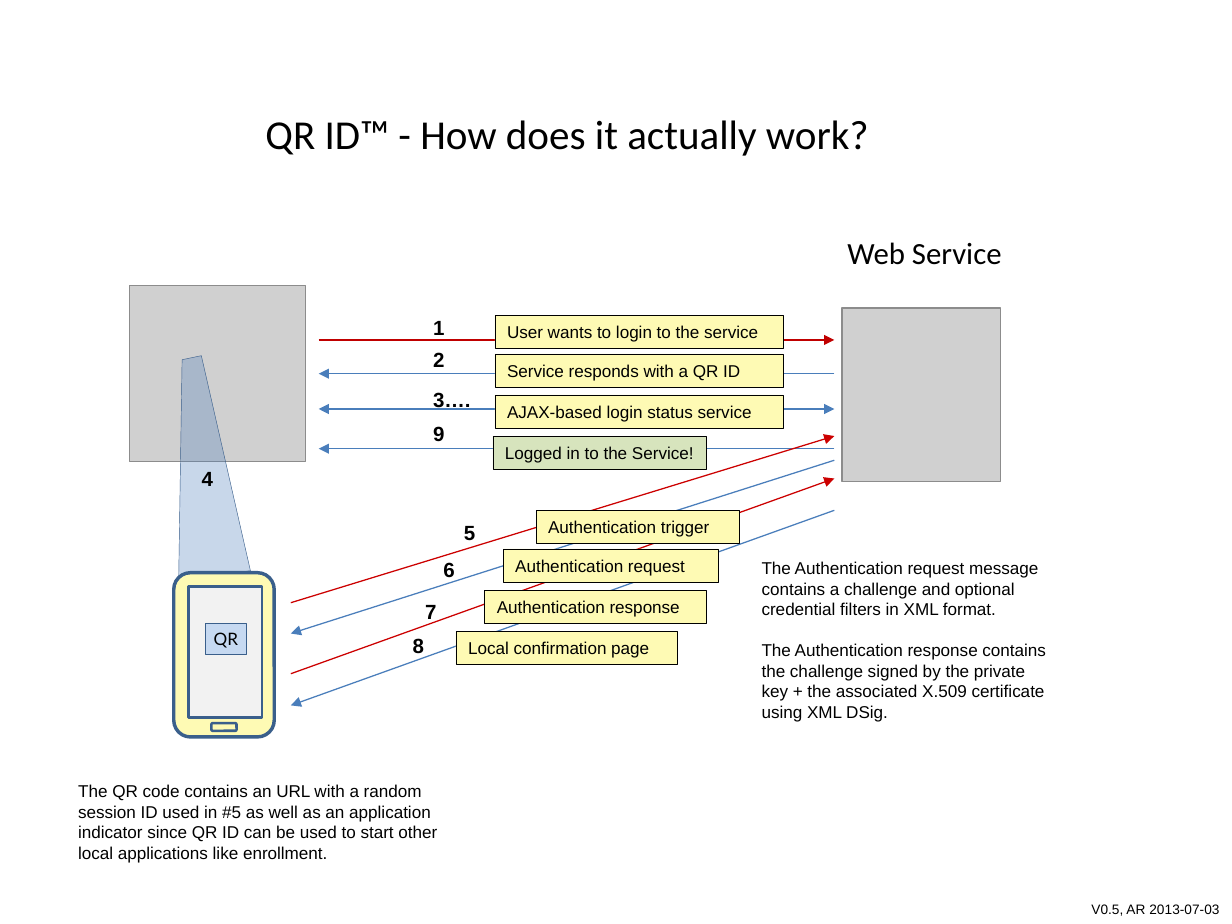
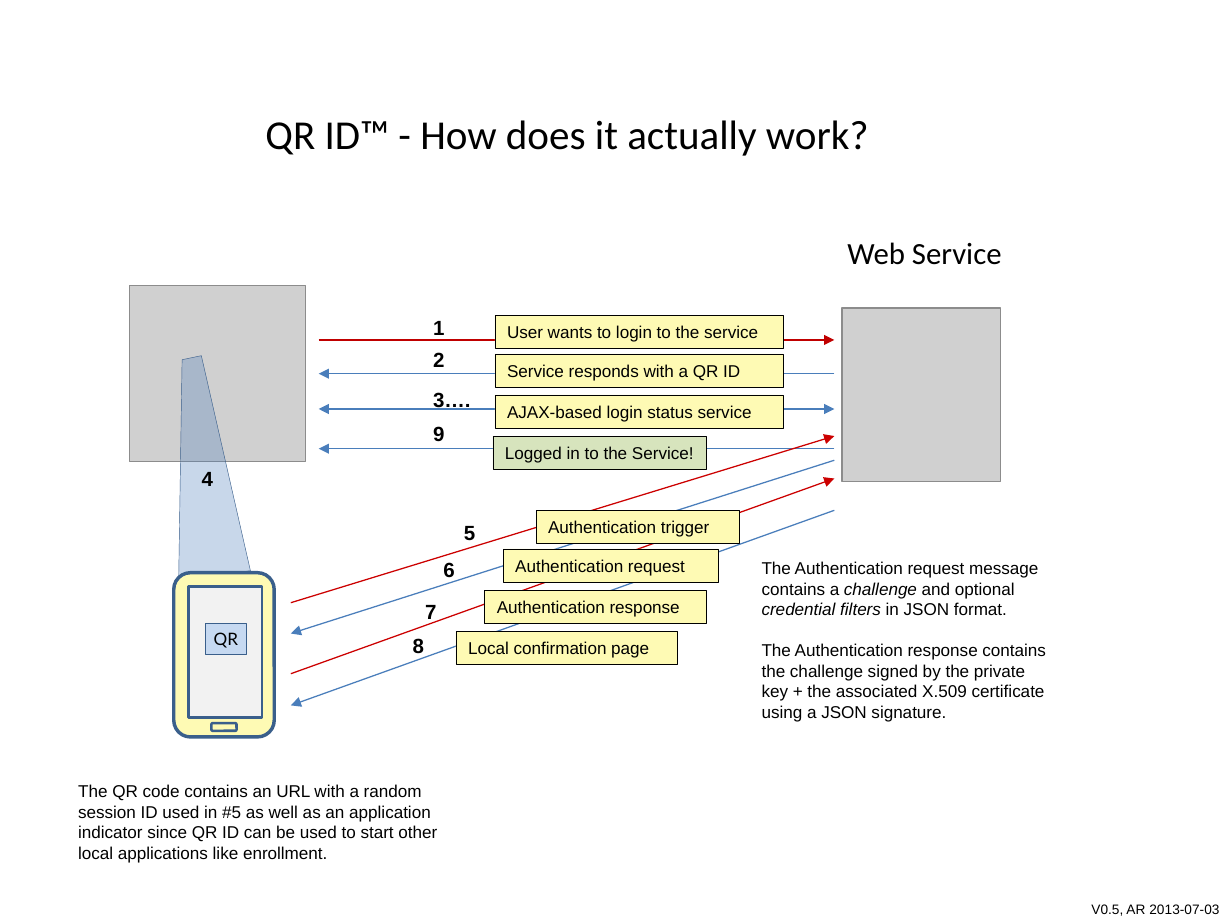
Before and after one commit to cyberphone/openkeystore.old, a slide deck: slide 3 of resources/trunk/docs/QR-ID-presentation.pptx. Drawn at 1232x924 pixels with LibreOffice and Linux fonts; fonts in the diff are those of the drawing; grey boxes stand for pictures. Boxes give left, top, right and bottom in pixels: in the first picture for what was removed or moved away, otherwise in the second. Text is boxed around its words. In the diff, an @@ line names an element or a change of style, - is before the commit and + after.

```diff
--- a/resources/trunk/docs/QR-ID-presentation.pptx
+++ b/resources/trunk/docs/QR-ID-presentation.pptx
@@ text at [762,561,1046,722]: text changed @@
-The Authentication request message contains a challenge and optional credential filters in XML format.
-The Authentication response contains the challenge signed by the private key + the associated X.509 certificate using XML DSig.
+The Authentication request message contains a challenge and optional credential filters in JSON format.
+The Authentication response contains the challenge signed by the private key + the associated X.509 certificate using a JSON signature.
```
Also in this commit, not shown: 1 other slide changed, 2 other files.
